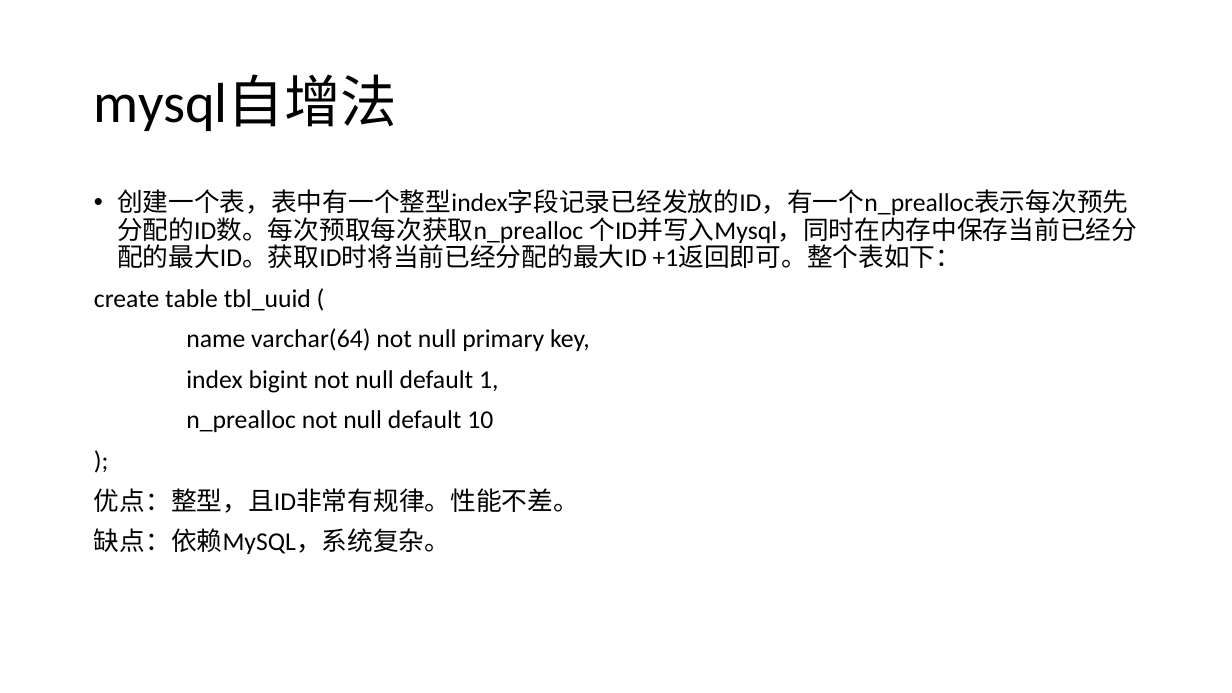
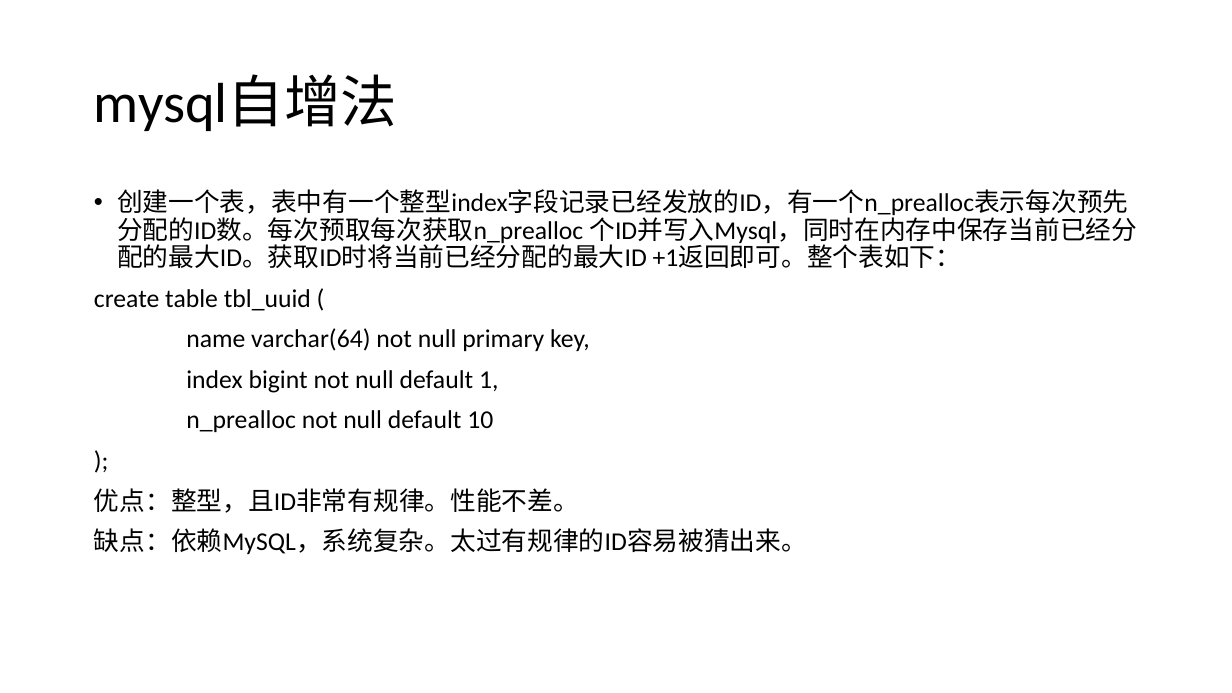
Before and after one commit to djpan0303/tech_paper, a slide deck: slide 5 of 全局唯一ID生成器.pptx. Drawn at 1232x693 pixels with LibreOffice and Linux fonts; fonts in the diff are those of the drawing. Boxes give left, top, right and bottom in pixels: in the first picture for what was removed or moved away, otherwise in the second. Text is boxed around its words. In the diff, an @@ line names an element or a change of style, - is before the commit and + after.

```diff
--- a/全局唯一ID生成器.pptx
+++ b/全局唯一ID生成器.pptx
@@ text at [94, 528, 807, 554]: text changed @@
-缺点：依赖MySQL，系统复杂。
+缺点：依赖MySQL，系统复杂。太过有规律的ID容易被猜出来。
```
Also in this commit, not shown: 1 other slide changed.
